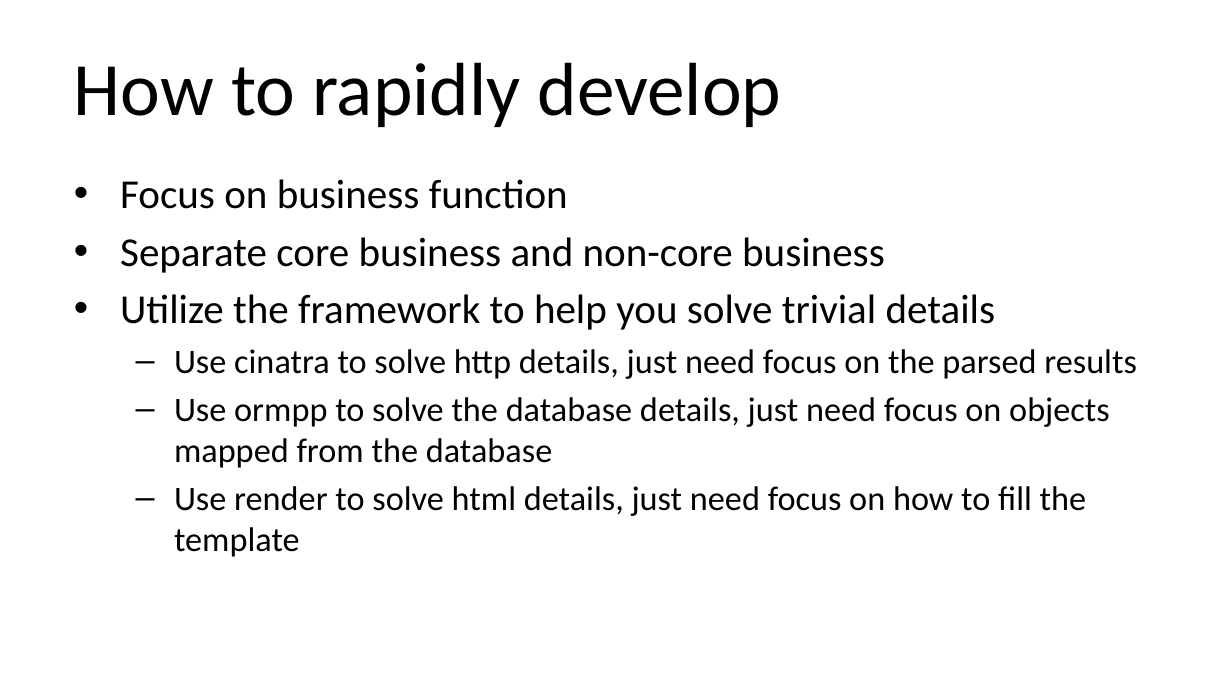
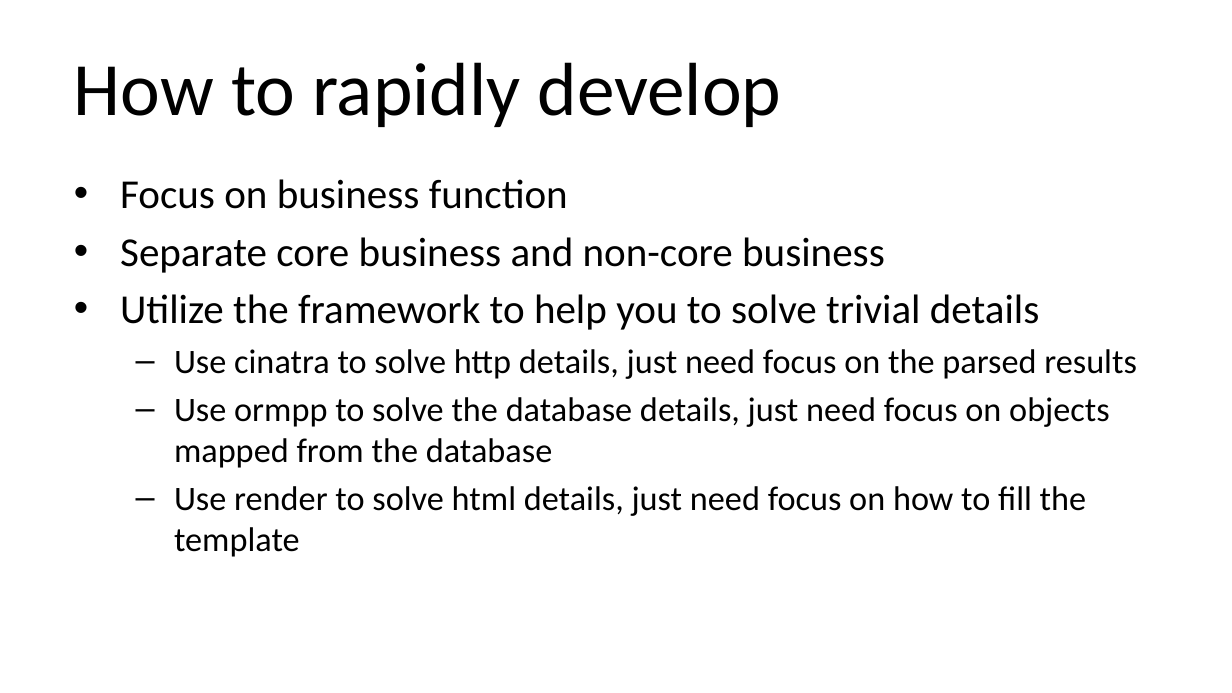
Before and after one commit to qicosmos/cppcon2018, a slide deck: slide 62 of cppcon2018.pptx (slide 59 before the commit). Drawn at 1232x693 pixels with LibreOffice and Linux fonts; fonts in the diff are those of the drawing. Boxes give left, top, right and bottom in pixels: in the first picture for what was removed or moved away, otherwise in the second. Text is boxed around its words. In the diff, an @@ line names an element or a change of style, - is before the commit and + after.

Commit message:
update

```diff
--- a/cppcon2018.pptx
+++ b/cppcon2018.pptx
@@ text at (120,294,1040,330): text changed @@
-• Utilize the framework to help you solve trivial details
+• Utilize the framework to help you to solve trivial details
```
Also in this commit, not shown: 1 other slide changed, 6 slides added, 3 slides removed.
